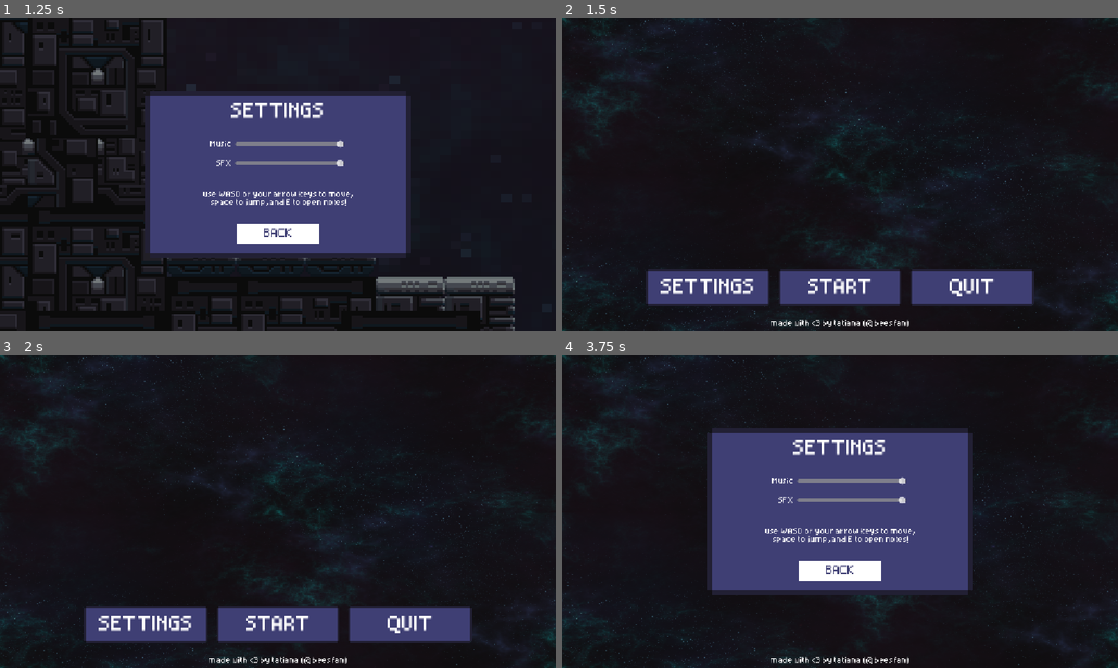
Above: before the commit, frames 1-4 (two rows, left to right).
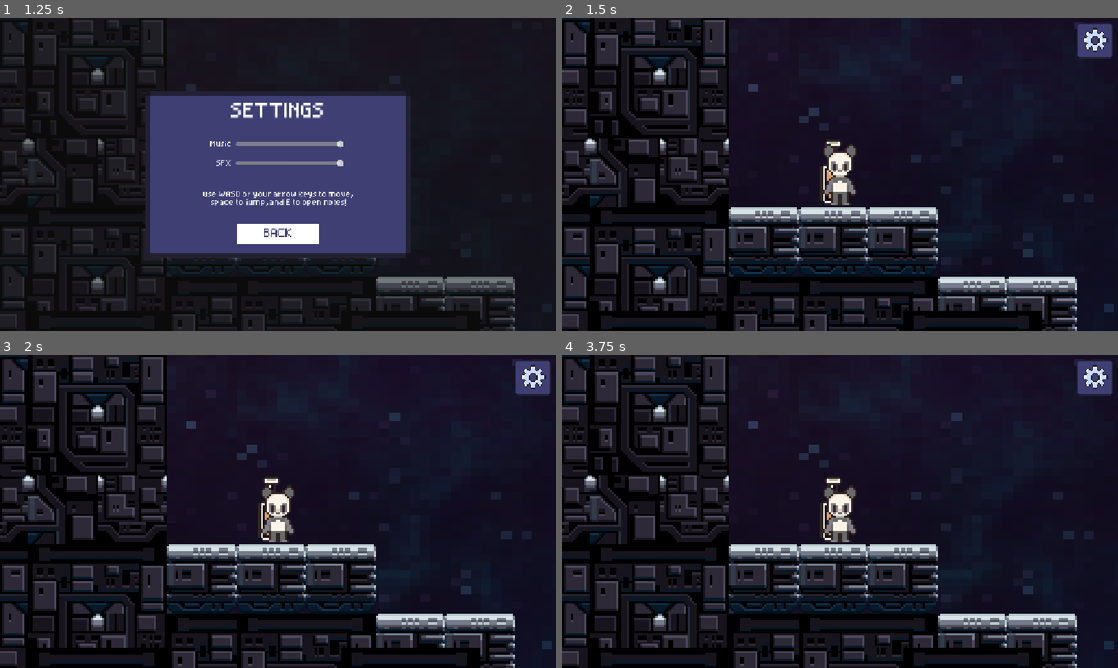
Above: after the commit, the same moments.

Repository: itsbeesfan/giftbox-project
Game: Godot game, scene res://scenes/areas/area_1.tscn
Same seed, same stepped clock (60 frames per second), same inputs: the game is played once before the commit and once after it. This scene is started directly instead of the project's main scene.
Inputs (mouse positions are in pixels of both pictures, inside the frame that each line leads up to):
- Up to frame 1 (1.25 s): click (533, 39) at 0.5 s
- Up to frame 2 (1.5 s): click "BACK" at 1.25 s
- Up to frame 3 (2 s): no input
- Up to frame 4 (3.75 s): click (840, 624) at 2 s, where only the run before the commit has a clickable "START"; click (840, 624) at 2.75 s, where only the run before the commit has a clickable "START"; click (706, 624) at 3.5 s, where only the run before the commit has a clickable "SETTINGS"

Frame 1 is identical in both runs. In frame 2, 30% of the frame differs, in the area x 0-100%, y 0-100%; in frame 3, 30%; in frame 4, 42%.

Commit message:
SET LOGO

Diff:
--- a/giftbox-project-insides/scenes/areas/area_1.tscn
+++ b/giftbox-project-insides/scenes/areas/area_1.tscn
@@ -273,6 +273,7 @@
 stream = ExtResource("8_vq5v6")
 autoplay = true
 bus = &"Music"
+parameters/looping = true
 
 [node name="NoteSFX" type="AudioStreamPlayer2D" parent="."]
 stream = ExtResource("9_e031j")
@@ -318,5 +319,6 @@
 
 [node name="Settings" parent="UI" instance=ExtResource("14_aykuv")]
 visible = false
+context = "game"
 
 [connection signal="pressed" from="UI/SettingsIcon" to="UI" method="_on_texture_button_pressed"]
--- a/giftbox-project-insides/scenes/start_screen.tscn
+++ b/giftbox-project-insides/scenes/start_screen.tscn
@@ -1,9 +1,10 @@
-[gd_scene load_steps=9 format=3 uid="uid://cfkpyhgpwrppw"]
+[gd_scene load_steps=10 format=3 uid="uid://cfkpyhgpwrppw"]
 
 [ext_resource type="Script" uid="uid://o5u7xm06ko0o" path="res://scripts/start_screen.gd" id="1_tx5wa"]
 [ext_resource type="Texture2D" uid="uid://dgudkwarryj8k" path="res://sprites/Blue_Nebula_02-512x512.png" id="2_ka6nf"]
 [ext_resource type="Texture2D" uid="uid://c6y5r15qe5axe" path="res://sprites/button-normal.png" id="2_r2jwc"]
 [ext_resource type="Texture2D" uid="uid://c5uugew4wdbgy" path="res://sprites/button-pressed.png" id="3_hm208"]
+[ext_resource type="Texture2D" uid="uid://by6dnmkaiywkm" path="res://sprites/game-logo.png" id="3_ws7p0"]
 [ext_resource type="Texture2D" uid="uid://bpnnxgvwgpi4" path="res://sprites/button-hovered.png" id="4_5pab1"]
 [ext_resource type="FontFile" uid="uid://bklgmiflftow0" path="res://fonts/aseprite.otf" id="5_hm208"]
 [ext_resource type="AudioStream" uid="uid://de6aie6tyxqvf" path="res://sounds/sfx/select-sfx.mp3" id="6_5pab1"]
@@ -33,12 +34,14 @@
 anchors_preset = 15
 anchor_right = 1.0
 anchor_bottom = 1.0
-offset_left = 80.0
-offset_top = 57.0
-offset_right = -83.0
-offset_bottom = -153.0
+offset_left = 179.0
+offset_top = 80.0
+offset_right = -179.0
+offset_bottom = -130.0
 grow_horizontal = 2
 grow_vertical = 2
+texture = ExtResource("3_ws7p0")
+stretch_mode = 4
 
 [node name="AudioStreamPlayer" type="AudioStreamPlayer" parent="."]
 stream = ExtResource("6_5pab1")
--- a/giftbox-project-insides/scripts/settings.gd
+++ b/giftbox-project-insides/scripts/settings.gd
@@ -1,4 +1,7 @@
 extends TextureRect
+
+@export_enum("menu", "game") var context := "menu"
+
 
 @onready var sfx = $AudioStreamPlayer
 
@@ -14,4 +17,8 @@
 
 func _on_texture_button_pressed() -> void:
 	sfx.play()
-	get_tree().change_scene_to_file("res://scenes/start_screen.tscn")
+
+	if context == "menu":
+		get_tree().change_scene_to_file("res://scenes/start_screen.tscn")
+	else:
+		get_parent().close_settings()
--- a/giftbox-project-insides/scripts/ui.gd
+++ b/giftbox-project-insides/scripts/ui.gd
@@ -17,6 +17,14 @@
 
 
 func _on_texture_button_pressed() -> void:
+	open_settings()
+
+func open_settings():
 	settings_panel.visible = true
 	settings_icon.visible = false
 	dimmer.visible = true
+
+func close_settings():
+	settings_panel.visible = false
+	settings_icon.visible = true
+	dimmer.visible = false
Binary file added: giftbox-project-insides/sprites/game-logo.png
Not shown, added: giftbox-project-insides/sprites/game-logo.png.import
Not shown, changed: .DS_Store
Not shown, changed: giftbox-project-insides/.DS_Store
